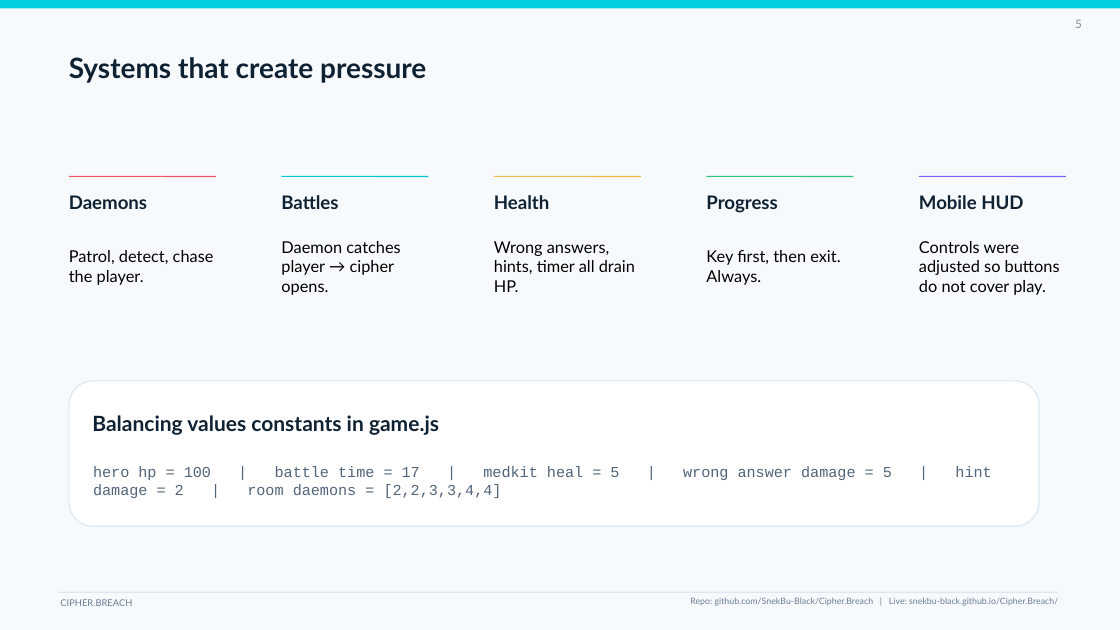
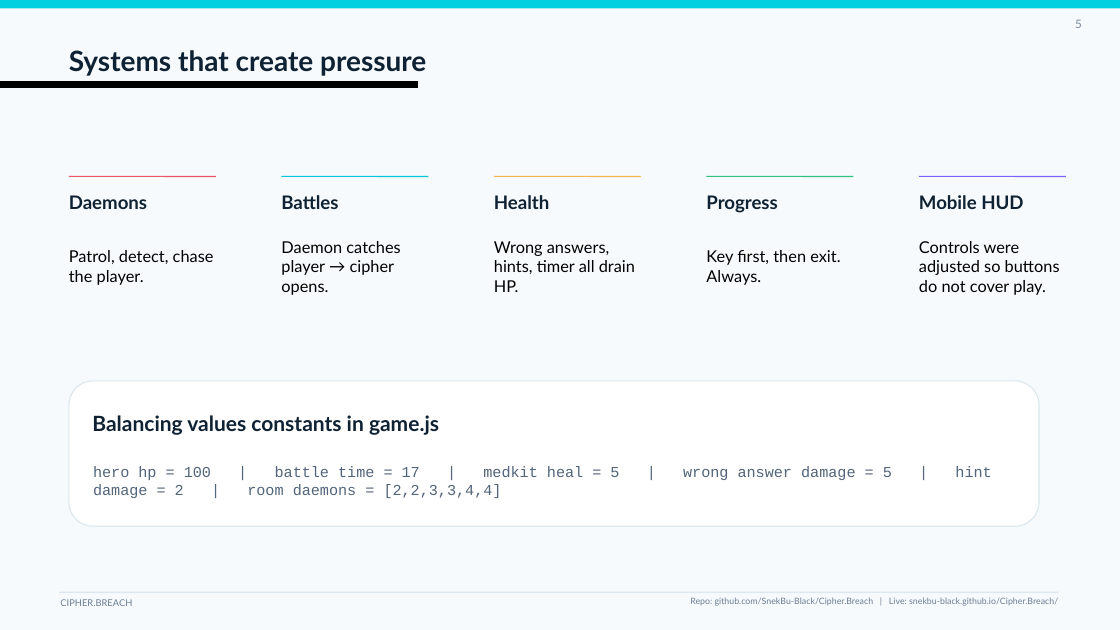
Before and after one commit to SnekBu-Black/Cipher.Breach, a slide deck: slide 5 of Cipher_Breach_Presentation.pptx. Drawn at 1120x630 pixels with LibreOffice and Linux fonts; fonts in the diff are those of the drawing. Boxes give left, top, right and bottom in pixels: in the first picture for what was removed or moved away, otherwise in the second. Text is boxed around its words. In the diff, an @@ line names an element or a change of style, - is before the commit and + after.

```diff
--- a/Cipher_Breach_Presentation.pptx
+++ b/Cipher_Breach_Presentation.pptx
@@ text "Systems that create pressure": place and size @@
-text "Systems that create pressure" at <box>69,57,426,83</box>
+text "Systems that create pressure" at <box>69,50,426,76</box>
@@ line added from (0, 84) to (418, 84), #000000 6 pt @@
```
Also in this commit, not shown: 7 other slides changed.
